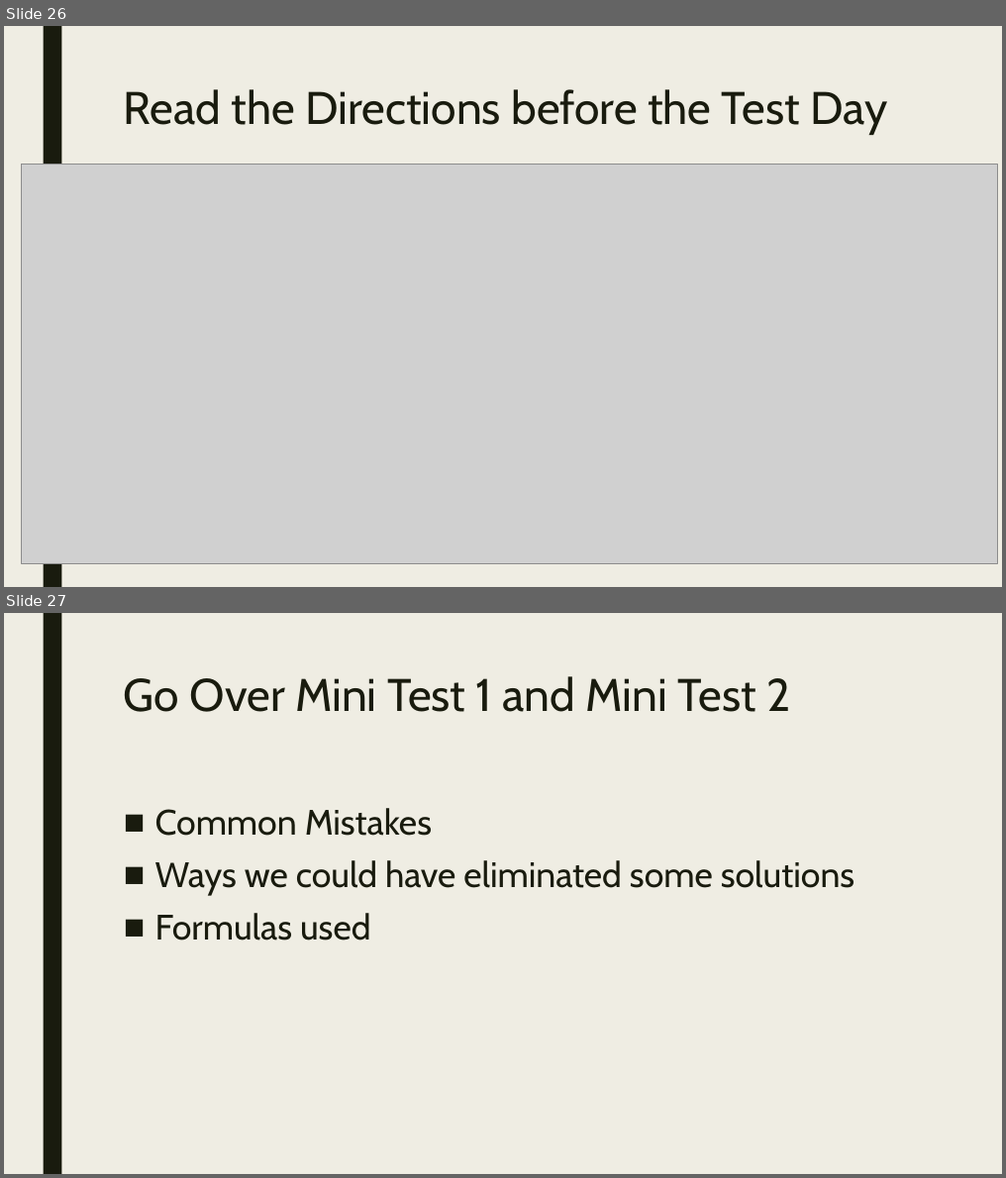
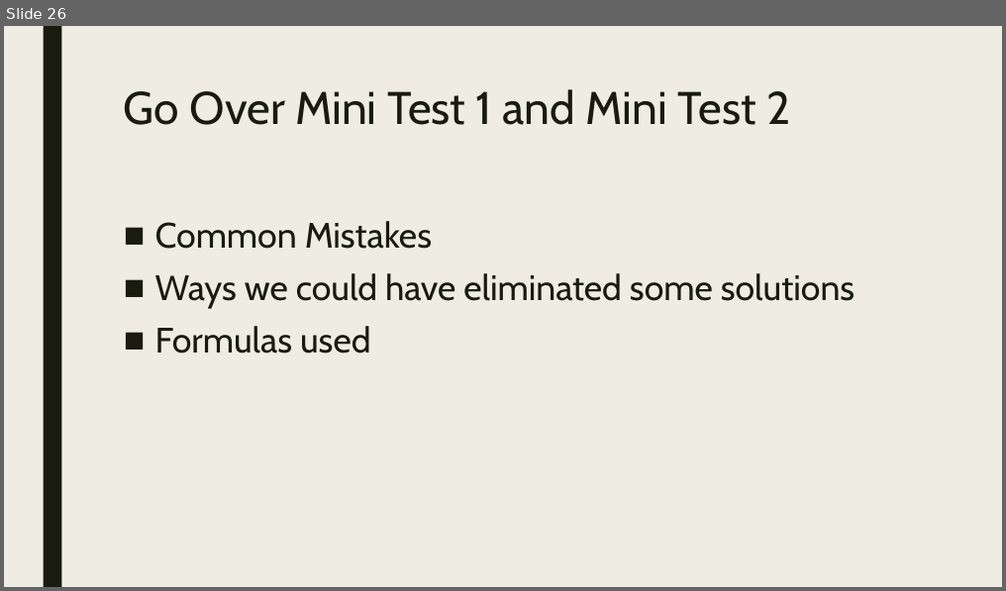
Before and after one commit to codecuddy/pre_calc, a slide deck: _PowerPoints/2nd Semester/Unit 9 ACT/PreCalc_Day_062 Math Mini Test.pptx. Shown one above the other, each under a label of ours: slides 26 and 27 before the commit, slide 26 after it. The pictures are 1006x1178 and 1006x591 pixels, drawn with LibreOffice and Linux fonts; fonts in the diff are those of the drawing; grey boxes stand for pictures. Boxes give left, top, right and bottom in pixels: in the first picture for what was removed or moved away, otherwise in the second. Text is boxed around its words. In the diff, an @@ line names an element or a change of style, - is before the commit and + after.

```diff
--- a/_PowerPoints/2nd Semester/Unit 9 ACT/PreCalc_Day_062 Math Mini Test.pptx
+++ b/_PowerPoints/2nd Semester/Unit 9 ACT/PreCalc_Day_062 Math Mini Test.pptx
@@ slide 26 removed at [4,26,1002,587], background #EFEDE3; not listed: 1 template element that a slide beside it also shows @@
@@ title removed at [124,89,888,135] @@
-Read the Directions before the Test Day
@@ picture removed at [21,165,997,564] @@
@@ what was slide 27 is now slide 26 @@
```
Also in this commit, not shown: 2 slides changed, 5 other files.
